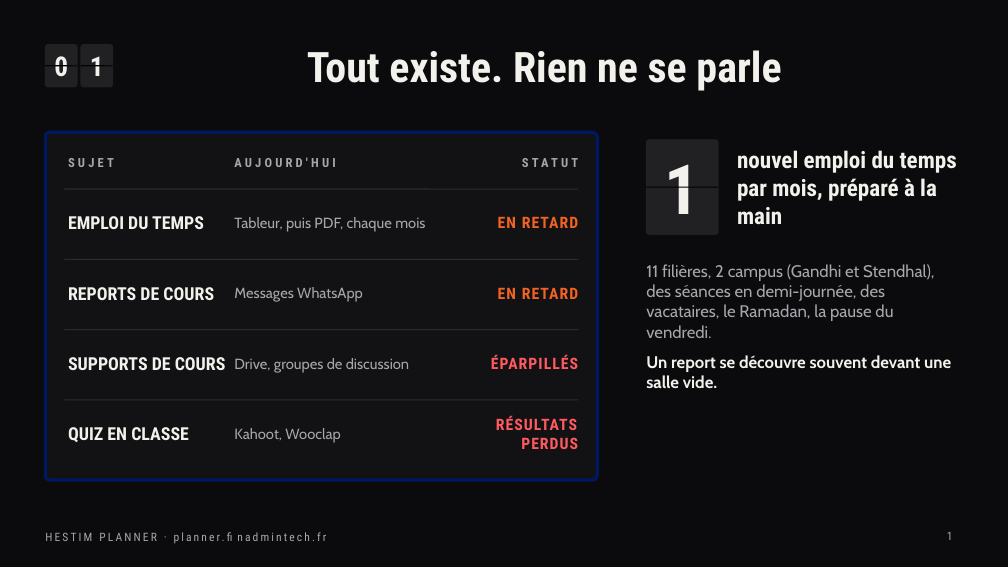
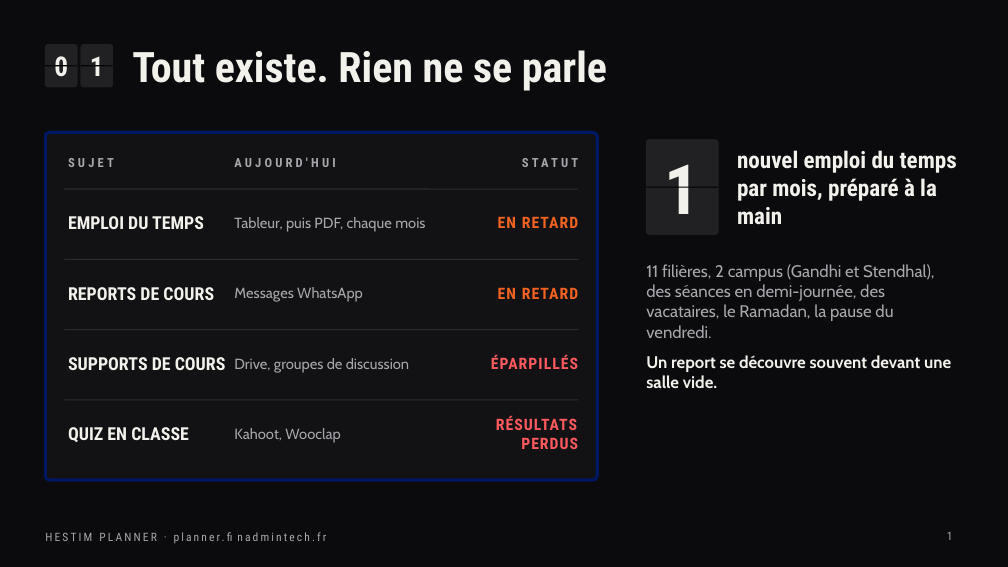
Before and after one commit to Claude20022002/plan_B_projet_PACTE, a slide deck: slide 1 of docs/presentation/HESTIM-Planner-pitch.pptx. Drawn at 1008x567 pixels with LibreOffice and Linux fonts; fonts in the diff are those of the drawing. Boxes give left, top, right and bottom in pixels: in the first picture for what was removed or moved away, otherwise in the second. Text is boxed around its words. In the diff, an @@ line names an element or a change of style, - is before the commit and + after.

```diff
--- a/docs/presentation/HESTIM-Planner-pitch.pptx
+++ b/docs/presentation/HESTIM-Planner-pitch.pptx
@@ title "Tout existe. Rien ne se ..." at bbox=[132, 50, 607, 91]: alignment centre to left @@
```
Also in this commit, not shown: 2 other slides changed.
